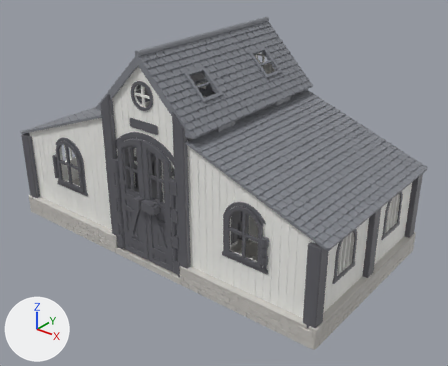
Before and after pictures for a commit that changed the glTF model schleich-stable/docs/assembly_preview.glb.
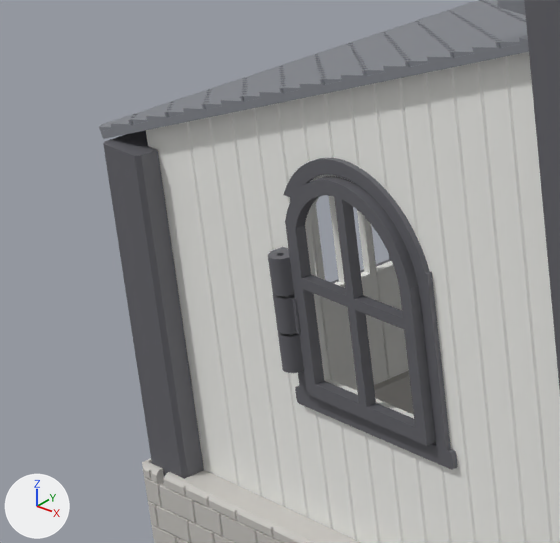
The first picture shows the older version from a 50 mm lens placed at (0.721, -0.465, 0.439), pointed at (0.264, 0.107, 0.084). The close-ups show the older and then the newer version on the part from 0% to 24% of the width and 29% to 58% of the height of that picture. Only the edits that show in the close-ups are written down. Arrows for +X, +Y and +Z are at lower left; the lights stay in place. Where no turn or scale is listed for an object, it has been applied to the vertices.

The first close-up shows 'casement_FL', 'floor_LF', 'gable_wing_FL_base', 'gable_wing_FL_trim', 'post_corner_FL', 'post_jamb_FL', 'roof_side_L', 'side_wall_FL_base' and 2 more.
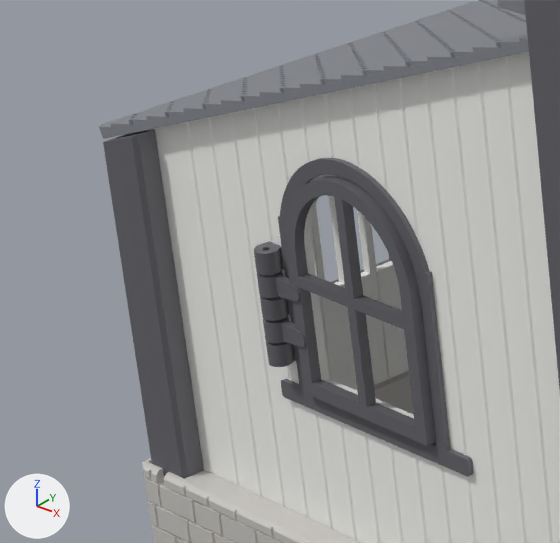
What differs and where, as boxes (x1, y1, x2, y2) in the close-ups (560 x 543 px; the box of a moved part takes in the faces that stretch with it):
'casement_FL', reshaped (10% wider)
    before: (273, 176, 436, 446)
    after: (257, 176, 436, 446)
'post_corner_FL', reshaped
    before: (103, 130, 204, 479)
    after: (103, 129, 204, 479)
'gable_wing_FL_trim', reshaped (16% wider)
    before: (268, 158, 458, 470)
    after: (254, 158, 474, 477)
part 1 of me_casement_fl, cut back
    before: (273, 218, 425, 445)
    after: (257, 222, 425, 445)
part 2 of me_gable_wing_fl_trim, added
    after: (254, 241, 284, 275)
part 3 of me_gable_wing_fl_trim, added
    after: (266, 341, 296, 367)
part 4 of me_gable_wing_fl_trim, added
    after: (260, 296, 290, 321)
part 5 of me_gable_wing_fl_trim, deleted
    before: (278, 332, 304, 373)
part 6 of me_gable_wing_fl_trim, deleted
    before: (268, 247, 294, 296)
part 7 of me_gable_wing_fl_trim, moved or reshaped
    before: (295, 371, 458, 470)
    after: (281, 379, 474, 477)
part 8 of me_gable_wing_fl_trim, reshaped
    before: (283, 184, 295, 202)
    after: (278, 194, 303, 389)

The change, as a list of edits to the scene's bpy script:
```text
Change me_casement_fl:
    used by ob_casement_fl; location = (0.0, 0.0, 0.0)
    remove me_casement_fl.from_pydata(...)  # 326 vertices, 668 faces; spans x 0.0578..0.1125, y -0.0081..-0.002, z 0.0675..0.1325
    add me_casement_fl.from_pydata(...)  # 618 vertices, 1256 faces; spans x 0.052..0.1125, y -0.0081..-0.002, z 0.0675..0.1325
    me_casement_fl part 1: 2 vertices moved from x 0.0648..0.0688, y -0.005..-0.002, z 0.0675..0.0985 to x 0.0635..0.0675, y -0.005..-0.002, z 0.0675..0.0985; 134 vertices removed from x 0.0578..0.0688, y -0.0081..-0.002, z 0.0675..0.1152; 426 vertices added at x 0.052..0.0686, y -0.0081..-0.002, z 0.0675..0.1146
Change me_gable_wing_fl_trim:
    used by ob_gable_wing_fl_trim; location = (0.0, 0.0, 0.0)
    remove me_gable_wing_fl_trim.from_pydata(...)  # 516 vertices, 1024 faces; spans x 0.0568..0.1192, y -0.0081..-0.0014, z 0.0618..0.1372
    add me_gable_wing_fl_trim.from_pydata(...)  # 708 vertices, 1412 faces; spans x 0.0507..0.1253, y -0.0081..-0.0014, z 0.0618..0.1372
    me_gable_wing_fl_trim part 2: a new loose piece of 176 vertices spanning x 0.0517..0.0584, y -0.0081..-0.0014, z 0.1..0.106, in mat_defaultmaterial_017
    me_gable_wing_fl_trim part 3: a new loose piece of 124 vertices spanning x 0.0517..0.0584, y -0.0081..-0.0014, z 0.074..0.08, in mat_defaultmaterial_017
    me_gable_wing_fl_trim part 4: a new loose piece of 124 vertices spanning x 0.0517..0.0584, y -0.0081..-0.0014, z 0.0872..0.0928, in mat_defaultmaterial_017
    me_gable_wing_fl_trim part 5: the loose piece of 124 vertices spanning x 0.0575..0.0642, y -0.0081..-0.0014, z 0.074..0.0843 is deleted
    me_gable_wing_fl_trim part 6: the loose piece of 124 vertices spanning x 0.0575..0.0642, y -0.0081..-0.0014, z 0.0957..0.106 is deleted
    me_gable_wing_fl_trim part 7: 2 vertices moved from x 0.0568..0.1192, y -0.0028..-0.0014, z 0.0628 to x 0.0517..0.1243, y -0.0028..-0.0014, z 0.0668; 90 vertices removed from x 0.0568..0.1192, y -0.0028..-0.0014, z 0.0618..0.072; 86 vertices added at x 0.0507..0.1253, y -0.0028..-0.0014, z 0.0618..0.0668
    me_gable_wing_fl_trim part 8: 6 vertices removed from x 0.0624..0.065, y -0.0028..-0.0014, z 0.1183..0.122; 26 vertices added at x 0.0588..0.0647, y -0.0028..-0.0014, z 0.1112..0.1209
Change me_post_corner_fl:
    used by ob_post_corner_fl; location = (0.0, 0.0, 0.0)
    remove me_post_corner_fl.from_pydata(...)  # 56 vertices, 108 faces; spans x -0.008..0.008, y -0.008..0.008, z 0.002..0.1205
    add me_post_corner_fl.from_pydata(...)  # 56 vertices, 108 faces; spans x -0.008..0.008, y -0.008..0.008, z 0.002..0.1263
    me_post_corner_fl part 9
    6 vertices are removed from x -0.0068..0.008, y -0.008..0.008, z 0.1205
    27 faces are deleted
    8 vertices move from x -0.0068..0.008, y -0.0068..0.008, z 0.1205 to x -0.0068..0.008, y -0.008..0.008, z 0.1209..0.1263
    6 vertices are added at (0.0068, 0.008, 0.1259), (0.008, -0.0068, 0.1263), (0.008, 0.0068, 0.1263), (-0.0068, -0.008, 0.1209), (0.008, 0.0016, 0.1263), (0.003, 0.0016, 0.1245)
    27 new faces join them
```
